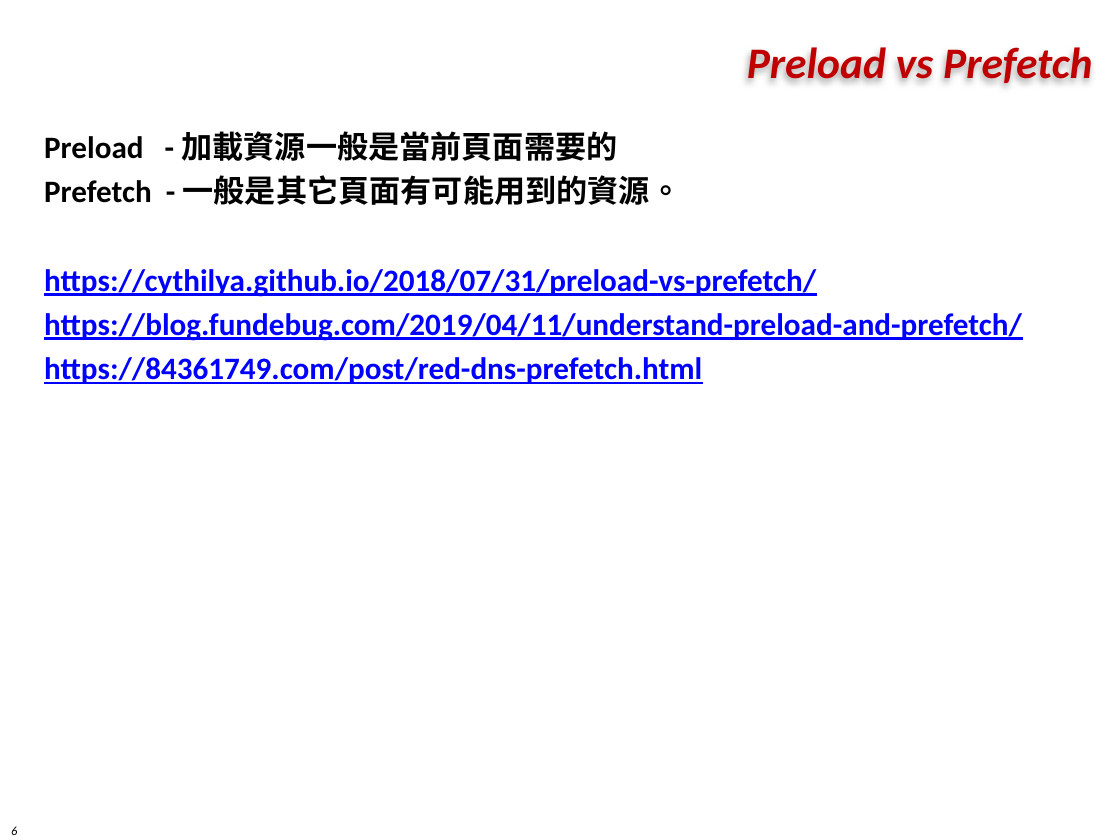
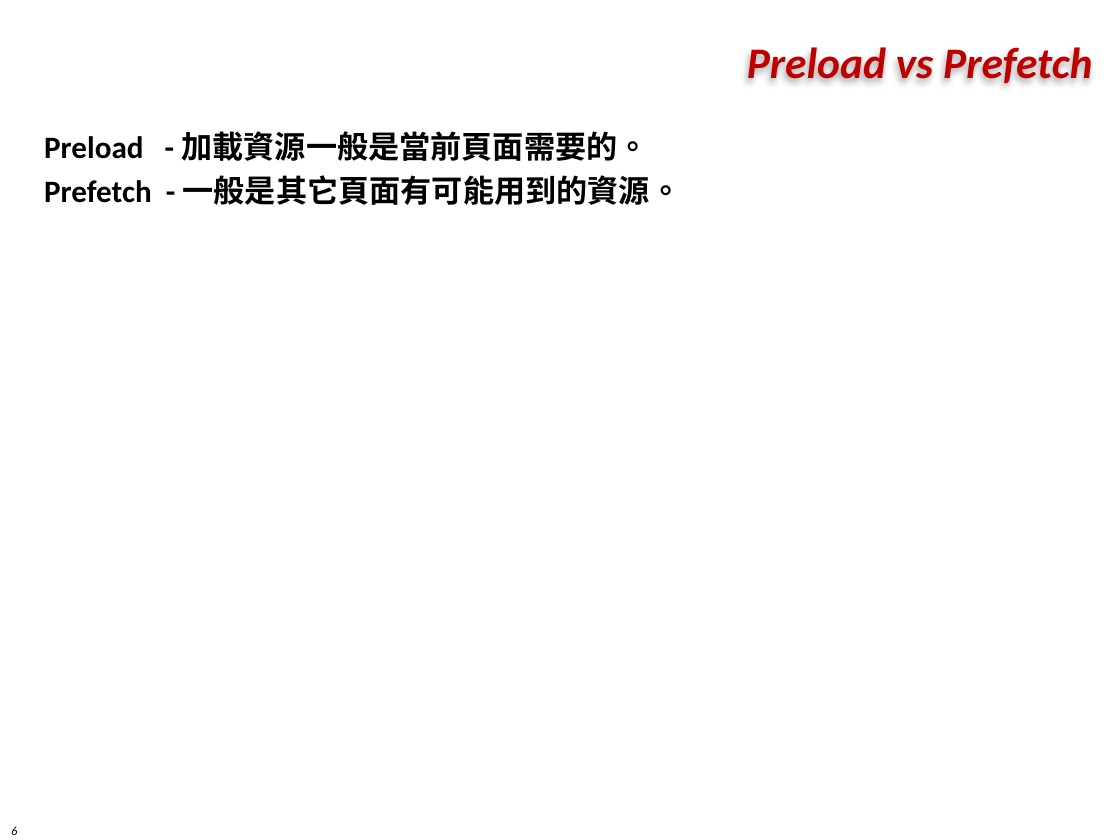
Before and after one commit to markku636/angular8study, a slide deck: slide 6 of ppt/angular_performance.pptx. Drawn at 1120x840 pixels with LibreOffice and Linux fonts; fonts in the diff are those of the drawing; background and template pictures are left out. Boxes give left, top, right and bottom in pixels: in the first picture for what was removed or moved away, otherwise in the second. Text is boxed around its words. In the diff, an @@ line names an element or a change of style, - is before the commit and + after.

```diff
--- a/ppt/angular_performance.pptx
+++ b/ppt/angular_performance.pptx
@@ text at <box>44,131,648,161</box>: text changed @@
-Preload - 加載資源一般是當前頁面需要的
+Preload - 加載資源一般是當前頁面需要的。
@@ text at <box>44,269,1022,384</box>: paragraphs removed @@
-https://cythilya.github.io/2018/07/31/preload-vs-prefetch/
-https://blog.fundebug.com/2019/04/11/understand-preload-and-prefetch/
-https://84361749.com/post/red-dns-prefetch.html
```
Also in this commit, not shown: 7 other slides changed.
